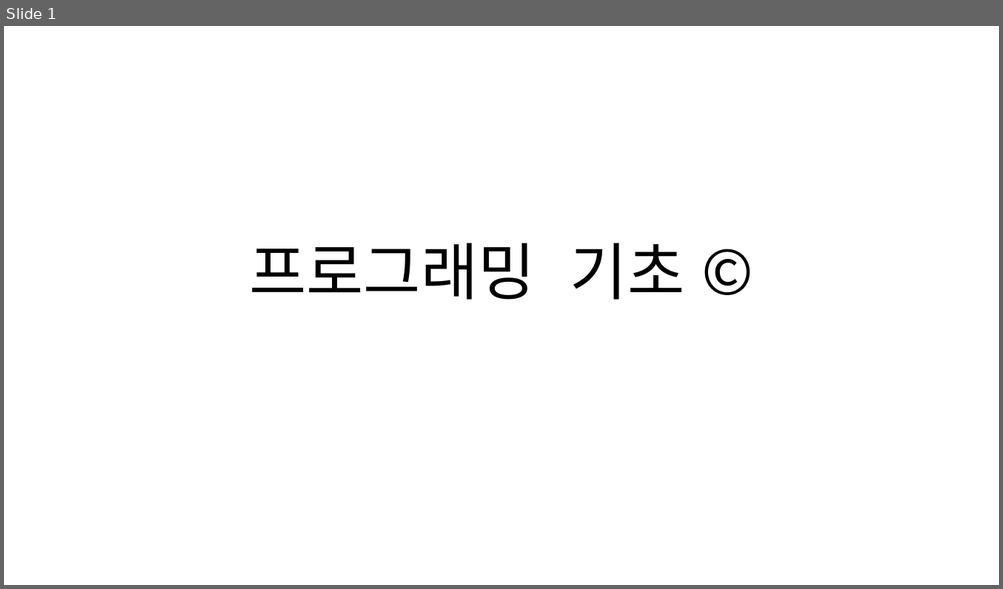
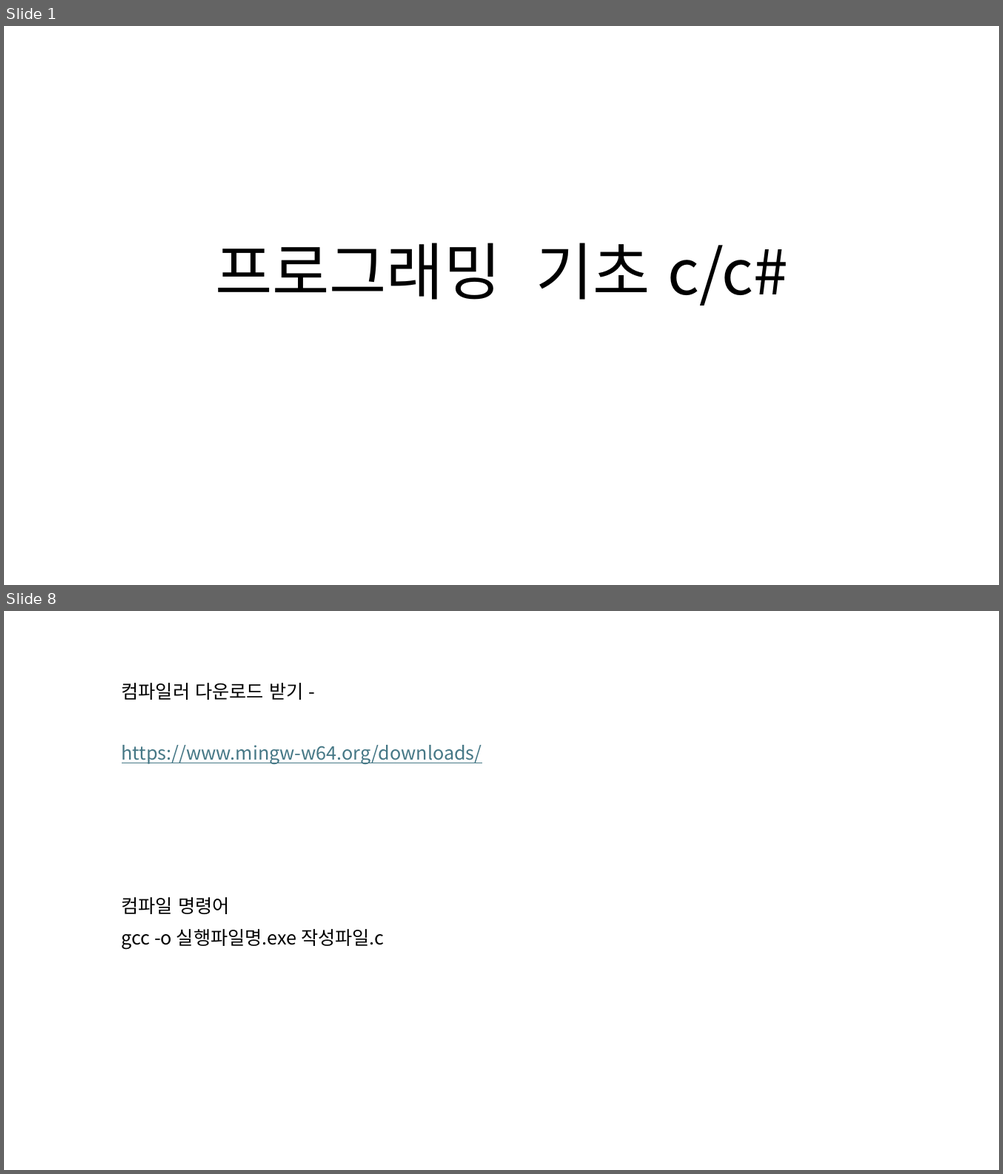
Before and after one commit to Pacman18/SantaClass, a slide deck: Week_1.pptx. Shown one above the other, each under a label of ours: slide 1 before the commit, slides 1 and 8 after it; the slides between them are not shown. The pictures are 1003x589 and 1003x1174 pixels, drawn with LibreOffice and Linux fonts; fonts in the diff are those of the drawing. Boxes give left, top, right and bottom in pixels: in the first picture for what was removed or moved away, otherwise in the second. Text is boxed around its words. In the diff, an @@ line names an element or a change of style, - is before the commit and + after.

```diff
--- a/Week_1.pptx
+++ b/Week_1.pptx
@@ slide 8 added at box(4, 611, 999, 1170), background #FFFFFF @@
@@ text added at box(122, 683, 303, 700), 18 pt, text #000000 @@
+컴파일러 다운로드 받기 -
@@ text added at box(122, 745, 482, 764), 18 pt, text #467886, underline @@
+https://www.mingw-w64.org/downloads/
@@ text added at box(122, 897, 230, 914), 18 pt, text #000000 @@
+컴파일 명령어
@@ text added at box(122, 929, 384, 950), 18 pt, text #000000 @@
+gcc -o 실행파일명.exe 작성파일.c
@@ slide 1 changed as well @@
@@ title at box(215, 243, 788, 306): text changed @@
-프로그래밍 기초 ©
+프로그래밍 기초 c/c#
```
Also in this commit, not shown: 7 other slides added, 1 slide removed, 1 other file.
